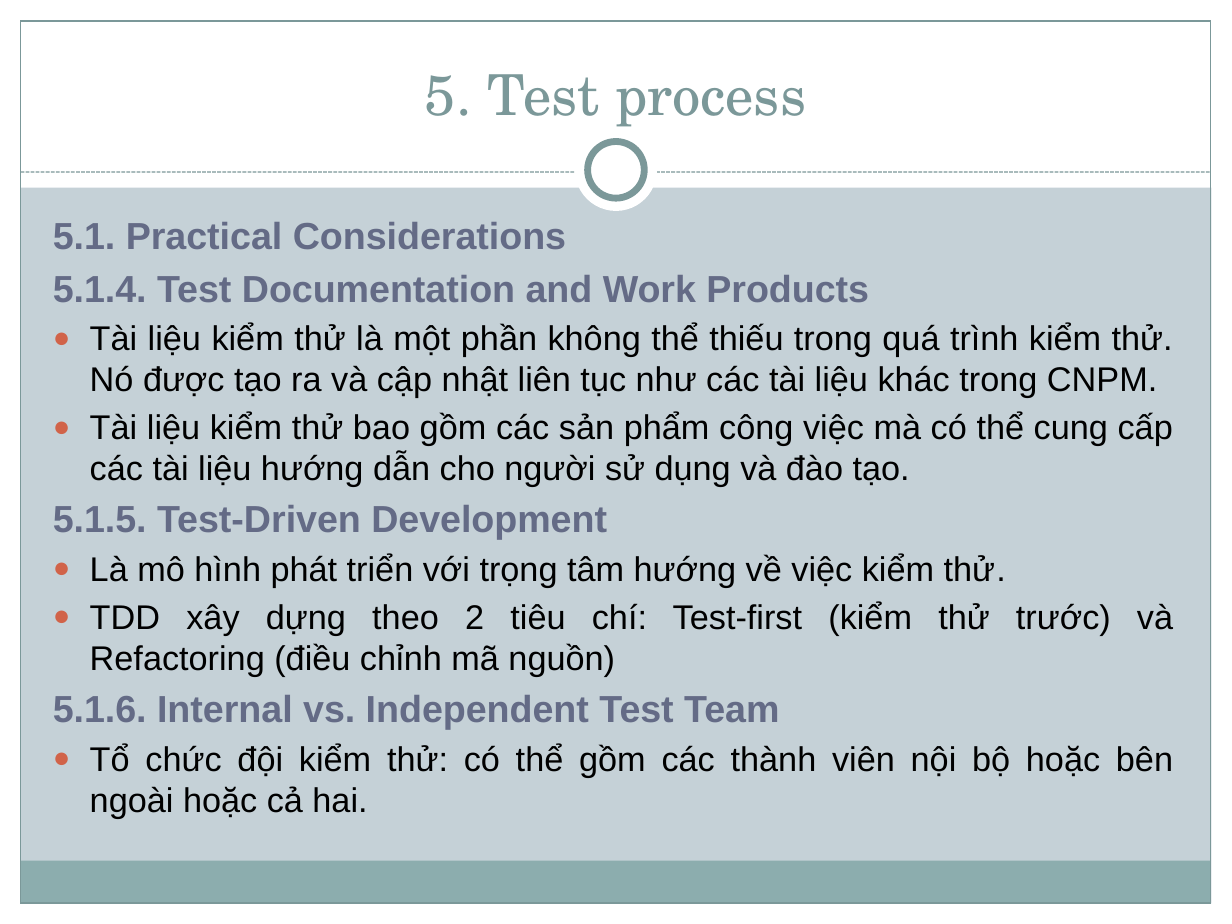
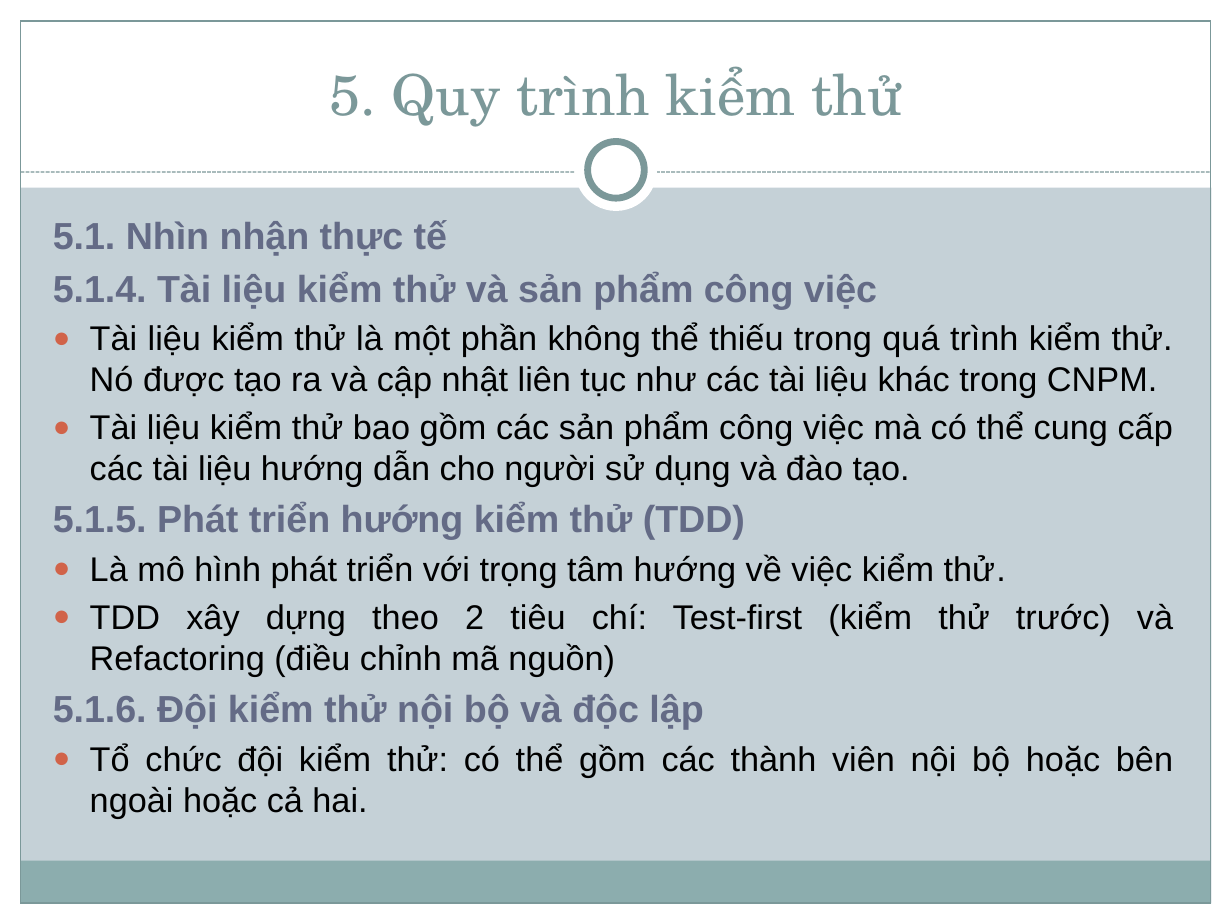
Before and after one commit to thienphamvan/chapter4, a slide deck: slide 25 of Slide/Chap 4 - Sofware Testing.pptx. Drawn at 1232x924 pixels with LibreOffice and Linux fonts; fonts in the diff are those of the drawing. Boxes give left, top, right and bottom in pixels: in the first picture for what was removed or moved away, otherwise in the second. Text is boxed around its words. In the diff, an @@ line names an element or a change of style, - is before the commit and + after.

```diff
--- a/Slide/Chap 4 - Sofware Testing.pptx
+++ b/Slide/Chap 4 - Sofware Testing.pptx
@@ title at [329,66,902,127]: text changed @@
-5. Test process
+5. Quy trình kiểm thử
@@ text at [53,220,877,309]: text changed @@
-  5.1. Practical Considerations
-  5.1.4. Test Documentation and Work Products
+  5.1. Nhìn nhận thực tế
+  5.1.4. Tài liệu kiểm thử và sản phẩm công việc
@@ text at [53,503,745,540]: text changed @@
-  5.1.5. Test-Driven Development
+  5.1.5. Phát triển hướng kiểm thử (TDD)
@@ text at [53,692,703,729]: text changed @@
-  5.1.6. Internal vs. Independent Test Team
+  5.1.6. Đội kiểm thử nội bộ và độc lập
```
Also in this commit, not shown: 9 other slides changed.
